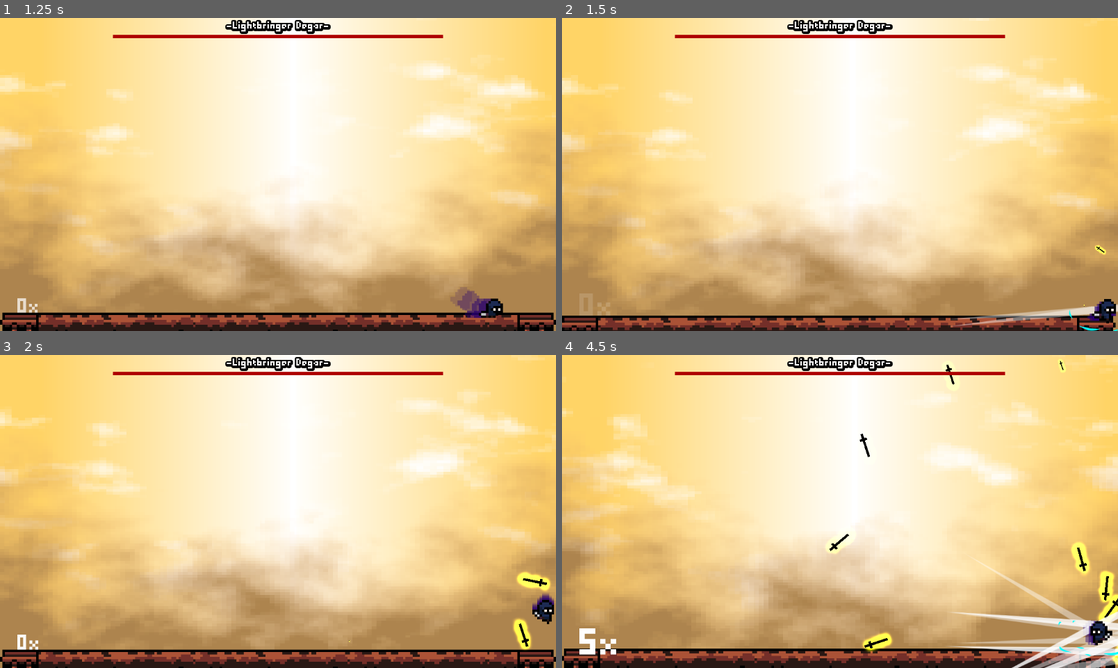
Above: before the commit, frames 1-4 (two rows, left to right).
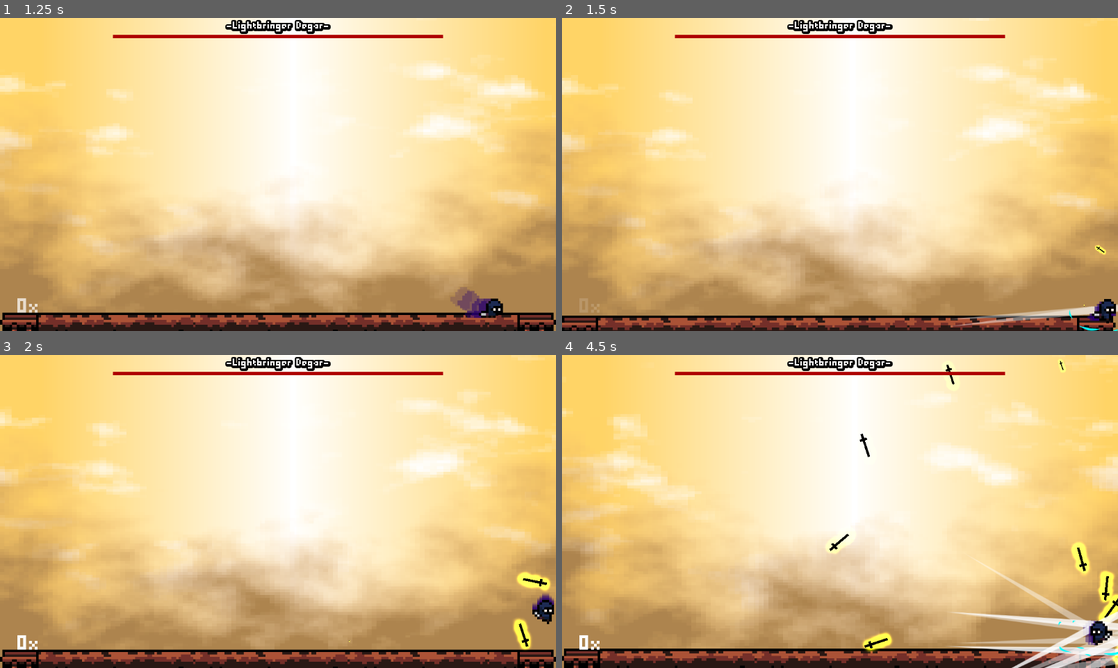
Above: after the commit, the same moments.

Repository: ArandomPsi/returntosender
Game: Godot game, scene res://scenes/lightdomain.tscn
Two runs of this game, one before a commit and one after it. Both use one fixed random seed, a clock stepped at 60 frames per second and the inputs below. The project has no main scene, so this scene is started directly.
Inputs:
- Up to frame 1 (1.25 s): hold Right (right) from 0.53 s (still down); tap Up (up) at 0.6, 0.77, 1.07 s
- Up to frame 2 (1.5 s): keep holding Right (right); tap Space (basicattack) at 1.35 s
- Up to frame 3 (2 s): keep holding Right (right); tap Up (up) at 1.52, 1.55, 1.82 s
- Up to frame 4 (4.5 s): release Right (right) at 2.03 s; hold Left (left) 2.03-2.78 s; tap Up (up) at 2.1, 3.02, 3.05, 3.32, 3.6, 3.77, 4.07 s; hold Right (right) 2.78-4.28 s; tap Space (basicattack) at 2.85, 4.35 s; hold Left (left) from 4.28 s (still down)

Frame 1 is identical in both runs. In frame 2, 0.1% of the frame differs, in the area x 3-9%, y 88-95%; in frame 3, less than 0.1%; in frame 4, 0.3%, in the area x 3-10%, y 87-96%.

Commit message:
music2

Diff:
--- a/scenes/boss2.tscn
+++ b/scenes/boss2.tscn
@@ -7,6 +7,7 @@
 [ext_resource type="FontFile" uid="uid://dg5oqr02k0vkp" path="res://assets/PixelMillennium-1oBZ.ttf" id="6_dqr0h"]
 [ext_resource type="AudioStream" uid="uid://bndlx0p5vyb7c" path="res://assets/The Cruel Angels Thesis.mp3" id="6_lm80i"]
 [ext_resource type="Texture2D" uid="uid://cemmq77kht7ya" path="res://assets/sparkle.svg" id="6_qkqg0"]
+[ext_resource type="AudioStream" uid="uid://how5a1hcpwn4" path="res://assets/Akame ga Kill.mp3" id="8_2sk4p"]
 
 [sub_resource type="Curve" id="Curve_xhjvg"]
 _data = [Vector2(0, 1), 0.0, 0.0, 0, 0, Vector2(0.994094, 0), 0.0, 0.0, 0, 0]
@@ -78,31 +79,31 @@
 tracks/2/type = "value"
 tracks/2/imported = false
 tracks/2/enabled = true
-tracks/2/path = NodePath("AudioStreamPlayer2D:playing")
+tracks/2/path = NodePath("hud/fadething:modulate")
 tracks/2/interp = 1
 tracks/2/loop_wrap = true
 tracks/2/keys = {
 "times": PackedFloat32Array(0),
 "transitions": PackedFloat32Array(1),
-"update": 1,
-"values": [false]
+"update": 0,
+"values": [Color(1, 1, 1, 0)]
 }
 tracks/3/type = "value"
 tracks/3/imported = false
 tracks/3/enabled = true
-tracks/3/path = NodePath("hud/fadething:modulate")
+tracks/3/path = NodePath("hud/GPUParticles2D:emitting")
 tracks/3/interp = 1
 tracks/3/loop_wrap = true
 tracks/3/keys = {
 "times": PackedFloat32Array(0),
 "transitions": PackedFloat32Array(1),
-"update": 0,
-"values": [Color(1, 1, 1, 0)]
+"update": 1,
+"values": [false]
 }
 tracks/4/type = "value"
 tracks/4/imported = false
 tracks/4/enabled = true
-tracks/4/path = NodePath("hud/GPUParticles2D:emitting")
+tracks/4/path = NodePath("AudioStreamPlayer:playing")
 tracks/4/interp = 1
 tracks/4/loop_wrap = true
 tracks/4/keys = {
@@ -233,7 +234,8 @@
 
 [sub_resource type="Animation" id="Animation_qrnk6"]
 resource_name = "intro"
-length = 12.0
+length = 14.0
+step = 1.0
 tracks/0/type = "value"
 tracks/0/imported = false
 tracks/0/enabled = true
@@ -301,6 +303,18 @@
 tracks/4/loop_wrap = true
 tracks/4/keys = {
 "times": PackedFloat32Array(6.26667),
+"transitions": PackedFloat32Array(1),
+"update": 1,
+"values": [true]
+}
+tracks/5/type = "value"
+tracks/5/imported = false
+tracks/5/enabled = true
+tracks/5/path = NodePath("AudioStreamPlayer:playing")
+tracks/5/interp = 1
+tracks/5/loop_wrap = true
+tracks/5/keys = {
+"times": PackedFloat32Array(14),
 "transitions": PackedFloat32Array(1),
 "update": 1,
 "values": [true]
@@ -551,4 +565,7 @@
 [node name="AudioStreamPlayer2D" type="AudioStreamPlayer" parent="."]
 stream = ExtResource("6_lm80i")
 
+[node name="AudioStreamPlayer" type="AudioStreamPlayer" parent="."]
+stream = ExtResource("8_2sk4p")
+
 [connection signal="timeout" from="Timer" to="." method="_on_timer_timeout"]
--- a/scenes/slash.tscn
+++ b/scenes/slash.tscn
@@ -54,5 +54,4 @@
 shape = SubResource("RectangleShape2D_gu08y")
 
 [connection signal="animation_finished" from="sprite" to="." method="_on_sprite_animation_finished"]
-[connection signal="body_entered" from="Area2D" to="." method="_on_area_2d_body_entered"]
 [connection signal="body_entered" from="Area2D" to="Area2D" method="_on_body_entered"]
--- a/scripts/deflector.gd
+++ b/scripts/deflector.gd
@@ -8,6 +8,7 @@
 	else:
 		body.velocity += global_transform.x * 800
 		body.hp -= 1 + get_parent().get_parent().hitcombo/2
+		get_parent().fabababa()
 
 
 	global.player.velocity = global_transform.x * -600
--- a/scripts/slash.gd
+++ b/scripts/slash.gd
@@ -5,5 +5,6 @@
 	queue_free()
 
 
-func _on_area_2d_body_entered(body: Node2D) -> void:
+
+func fabababa():
 	get_parent().addcombo()
Not shown, changed: assets/Akame ga Kill.mp3.import
Not shown: 1 places in scenes/boss2.tscn that only renumber resources
Not shown: 1 places in scenes/deathdomain.tscn that only renumber resources
Not shown: 1 places in scenes/lightdomain.tscn that only renumber resources
